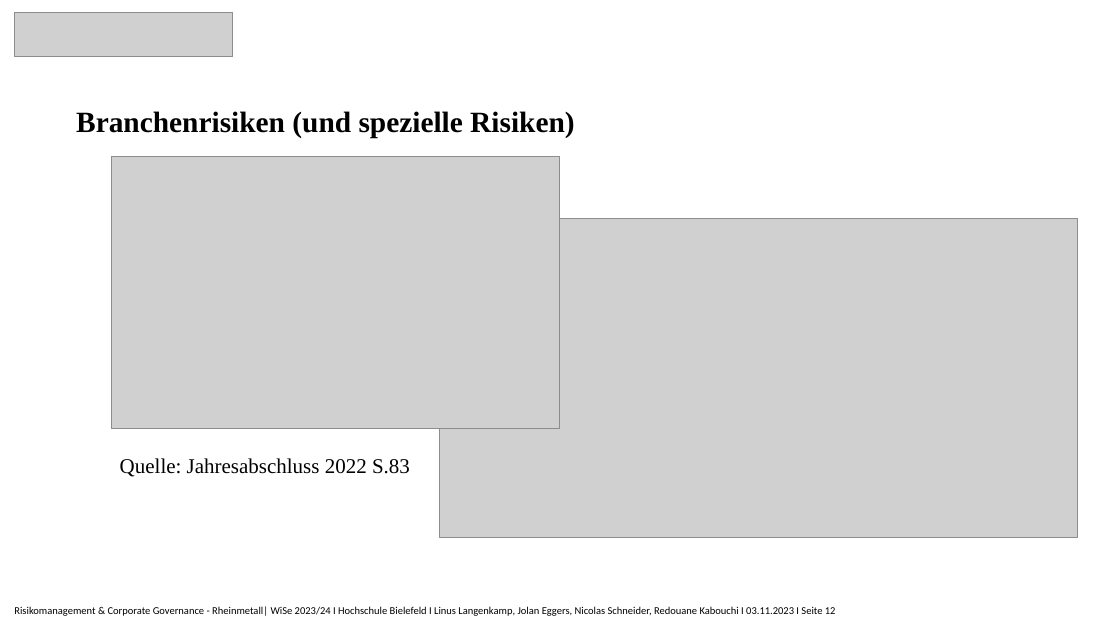
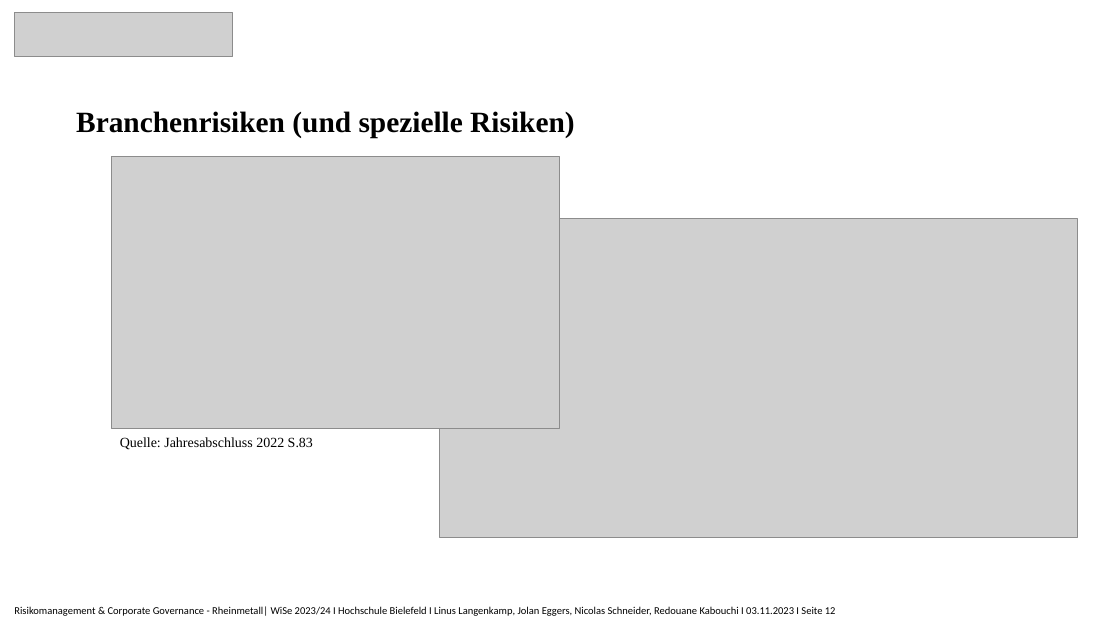
Before and after one commit to Nicolas2912/Risikomanagment_Rheinmetall, a slide deck: slide 12 of Rheinmetall_Präsentation.pptx. Drawn at 1120x630 pixels with LibreOffice and Linux fonts; fonts in the diff are those of the drawing; grey boxes stand for pictures. Boxes give left, top, right and bottom in pixels: in the first picture for what was removed or moved away, otherwise in the second. Text is boxed around its words. In the diff, an @@ line names an element or a change of style, - is before the commit and + after.

```diff
--- a/Rheinmetall_Präsentation.pptx
+++ b/Rheinmetall_Präsentation.pptx
@@ text "Quelle: Jahresabschluss 2022 S.83" moved from (x1=120, y1=458, x2=410, y2=477) to (x1=120, y1=437, x2=313, y2=450) @@
@@ text "Quelle: Jahresabschluss 2022 S.83" at (x1=120, y1=437, x2=313, y2=450): size 18 to 12 pt @@
```
Also in this commit, not shown: 1 other slide changed.
